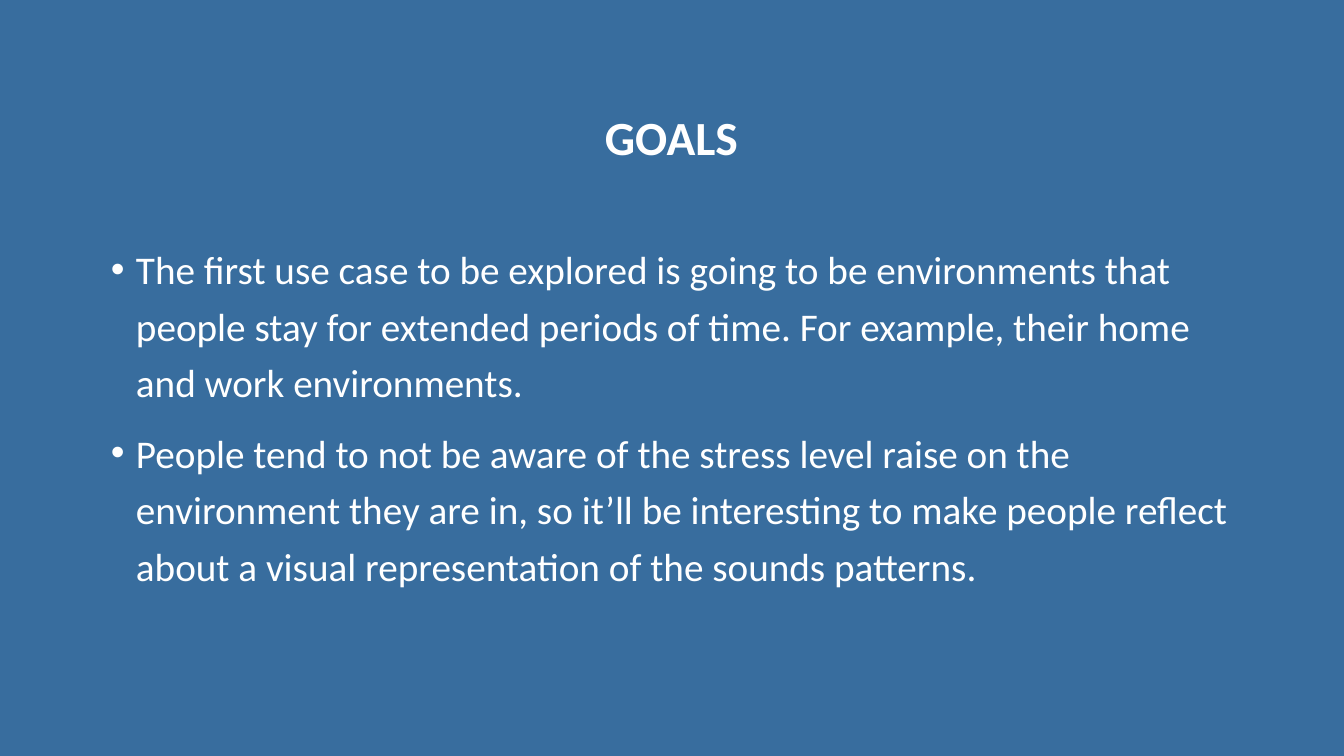
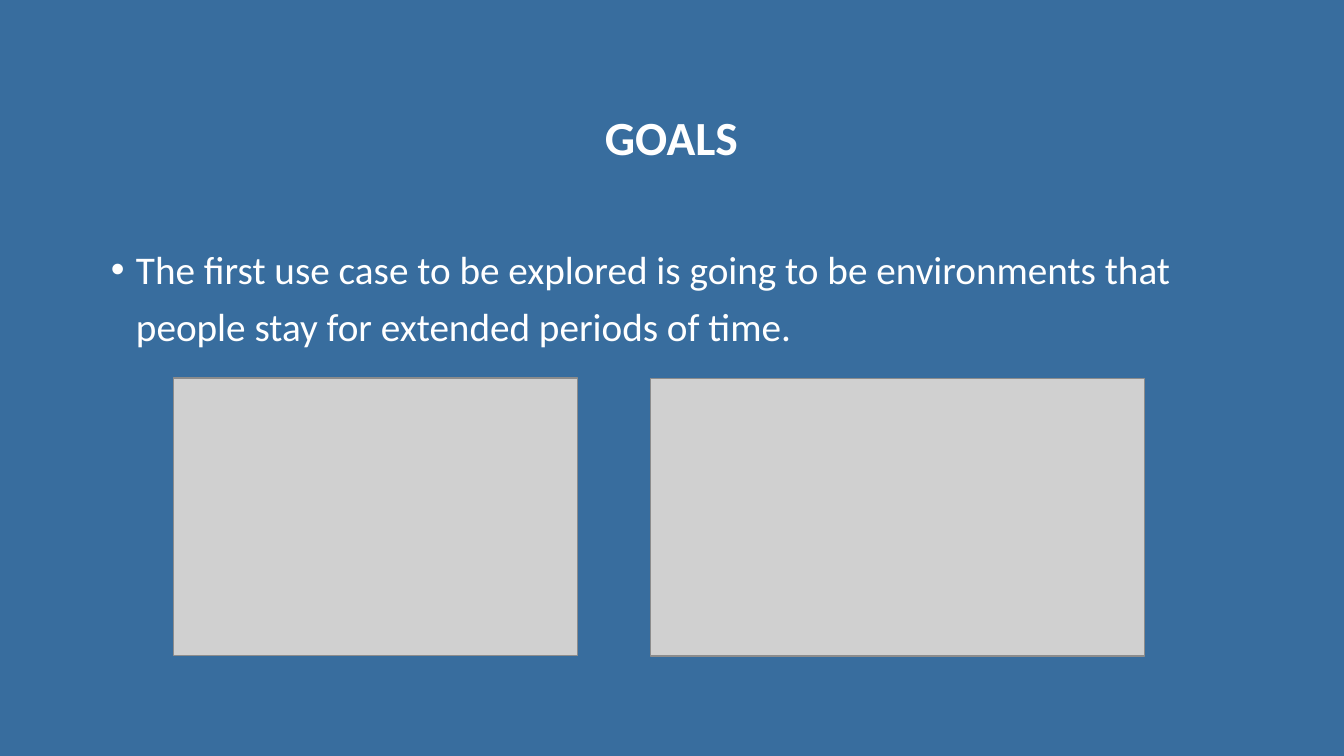
Before and after one commit to alannunescaetano/MoodPicture, a slide deck: slide 4 of Documents/Mood Picture - Second presentation.pptx. Drawn at 1344x756 pixels with LibreOffice and Linux fonts; fonts in the diff are those of the drawing; grey boxes stand for pictures. Boxes give left, top, right and bottom in pixels: in the first picture for what was removed or moved away, otherwise in the second. Text is boxed around its words. In the diff, an @@ line names an element or a change of style, - is before the commit and + after.

```diff
--- a/Documents/Mood Picture - Second presentation.pptx
+++ b/Documents/Mood Picture - Second presentation.pptx
@@ text at [136, 256, 1170, 348]: text changed @@
-• The first use case to be explored is going to be environments that people stay for extended periods of time. For example, their home and work environments.
-• People tend to not be aware of the stress level raise on the environment they are in, so it’ll be interesting to make people reflect about a visual representation of the sounds patterns.
+• The first use case to be explored is going to be environments that people stay for extended periods of time.
@@ picture added at [174, 378, 579, 655] @@
@@ picture added at [650, 378, 1144, 655] @@
```
Also in this commit, not shown: 10 other slides changed.
